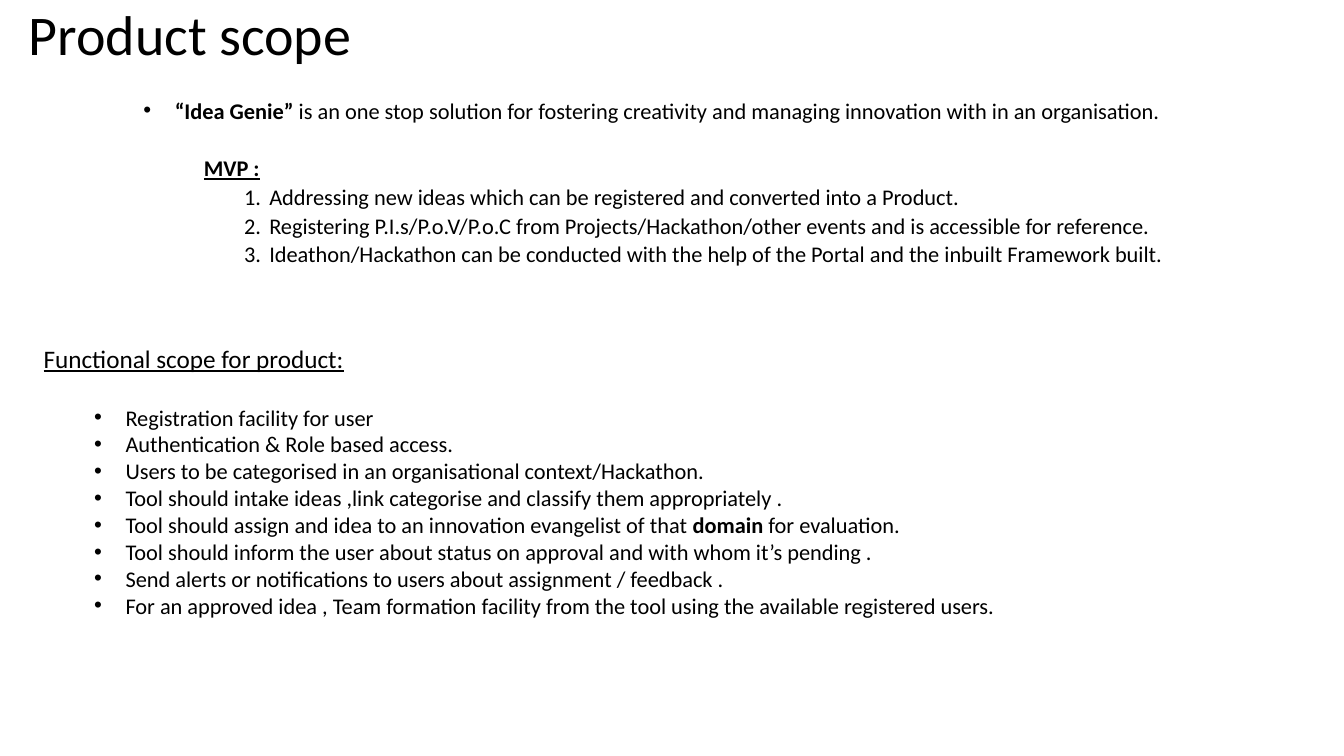
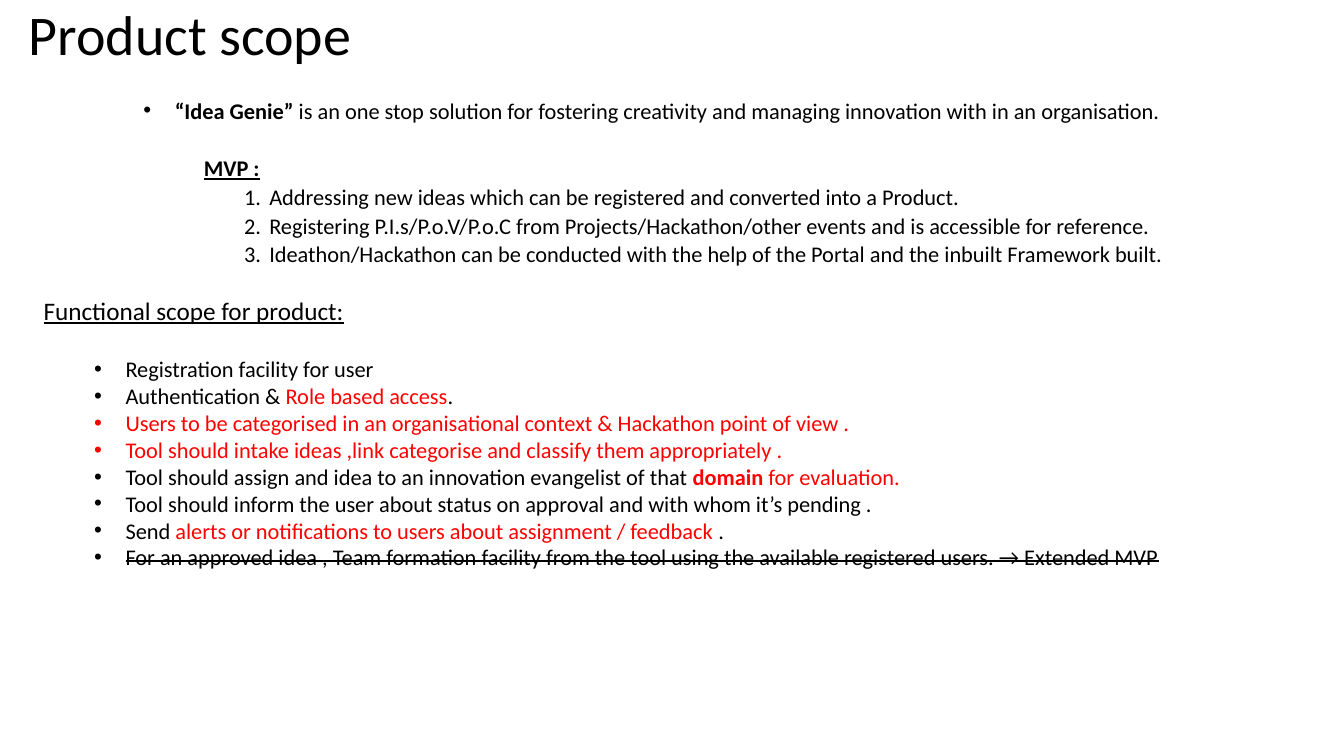
Before and after one commit to Sreenadh1543/ogo-data-holder, a slide deck: slide 1 of 2.use-cases/Use-cases.pptx. Drawn at 1344x756 pixels with LibreOffice and Linux fonts; fonts in the diff are those of the drawing. Boxes give left, top, right and bottom in pixels: in the first picture for what was removed or moved away, otherwise in the second. Text is boxed around its words. In the diff, an @@ line names an element or a change of style, - is before the commit and + after.

```diff
--- a/2.use-cases/Use-cases.pptx
+++ b/2.use-cases/Use-cases.pptx
@@ text "Functional scope for product:": place and size @@
-text "Functional scope for product:" at (44, 350, 994, 618)
+text "Functional scope for product:" at (44, 302, 1157, 569)
@@ text at (126, 388, 899, 543): text colour #000000 to #FF0000 in "Role based access.", "Tool should intake ideas ,link categorise and ...", "domain for evaluation.", "alerts or notifications to users about assignment ..." @@
@@ text at (126, 415, 838, 435): text changed; text colour #000000 to #FF0000 @@
-  • Users to be categorised in an organisational context/Hackathon.
+  • Users to be categorised in an organisational context & Hackathon point of view .
@@ text at (126, 549, 1157, 569): text changed @@
-  • For an approved idea , Team formation facility from the tool using the available registered users.
+  • For an approved idea , Team formation facility from the tool using the available registered users. → Extended MVP
```
Also in this commit, not shown: 3 other slides changed.
